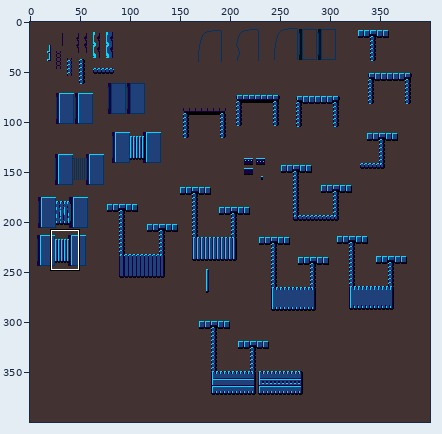
Sprite sheet: docs/concept-art/new/scraps/scraps_scifi_blue2.png. Above, an overview of the earlier version with the close-up marked.
Close-up. First the earlier version:
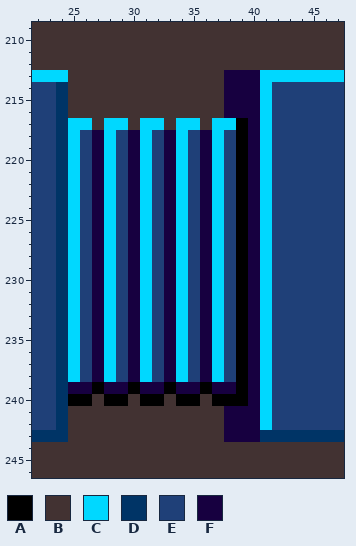
The file is 400x400 pixels. Shown: x 22..47, y 209..246. The commit also changed other parts of the picture, which this record leaves out.
Palette (. is transparent): A #000000  B #423232  C #00d8ff  D #003466  E #1f4078  F #170040
Pixels before, first column x 22:
209 BBBBBBBBBBBBBBBBBBBBBBBBBB
210 BBBBBBBBBBBBBBBBBBBBBBBBBB
211 BBBBBBBBBBBBBBBBBBBBBBBBBB
212 BBBBBBBBBBBBBBBBBBBBBBBBBB
213 CCCBBBBBBBBBBBBBFFFCCCCCCC
214 EEDBBBBBBBBBBBBBFFFCEEEEEE
215 EEDBBBBBBBBBBBBBFFFCEEEEEE
216 EEDBBBBBBBBBBBBBFFFCEEEEEE
217 EEDCCBCCBCCBCCBCCAFCEEEEEE
218 EEDCEFCEFCEFCEFCEAFCEEEEEE
219 EEDCEFCEFCEFCEFCEAFCEEEEEE
220 EEDCEFCEFCEFCEFCEAFCEEEEEE
221 EEDCEFCEFCEFCEFCEAFCEEEEEE
222 EEDCEFCEFCEFCEFCEAFCEEEEEE
223 EEDCEFCEFCEFCEFCEAFCEEEEEE
224 EEDCEFCEFCEFCEFCEAFCEEEEEE
225 EEDCEFCEFCEFCEFCEAFCEEEEEE
226 EEDCEFCEFCEFCEFCEAFCEEEEEE
227 EEDCEFCEFCEFCEFCEAFCEEEEEE
228 EEDCEFCEFCEFCEFCEAFCEEEEEE
229 EEDCEFCEFCEFCEFCEAFCEEEEEE
230 EEDCEFCEFCEFCEFCEAFCEEEEEE
231 EEDCEFCEFCEFCEFCEAFCEEEEEE
232 EEDCEFCEFCEFCEFCEAFCEEEEEE
233 EEDCEFCEFCEFCEFCEAFCEEEEEE
234 EEDCEFCEFCEFCEFCEAFCEEEEEE
235 EEDCEFCEFCEFCEFCEAFCEEEEEE
236 EEDCEFCEFCEFCEFCEAFCEEEEEE
237 EEDCEFCEFCEFCEFCEAFCEEEEEE
238 EEDCEFCEFCEFCEFCEAFCEEEEEE
239 EEDFFAFFAFFAFFAFFAFCEEEEEE
240 EEDAABAABAABAABAAAFCEEEEEE
241 EEDBBBBBBBBBBBBBFFFCEEEEEE
242 EEDBBBBBBBBBBBBBFFFCEEEEEE
243 DDDBBBBBBBBBBBBBFFFDDDDDDD
244 BBBBBBBBBBBBBBBBBBBBBBBBBB
245 BBBBBBBBBBBBBBBBBBBBBBBBBB
246 BBBBBBBBBBBBBBBBBBBBBBBBBB
Now the later version:
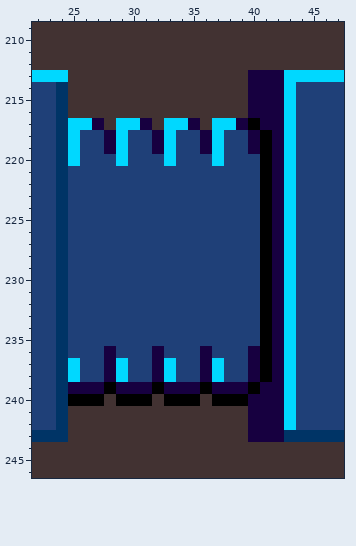
From old to new:
y 213: x 38..39 FF -> BB; x 41..42 CC -> FF
y 214..216: x 38..39 FF -> BB; x 41..43 CEE -> FFC
y 217: x 27..28 BC -> FB; x 30..33 BCCB -> CFBC; x 35 C -> F; x 39..43 AFCEE -> FAFFC
y 218..219: x 27..34 FCEFCEFC -> EFCEEFCE; x 39 A -> E; x 41..43 CEE -> AFC
y 220: x 27..31 FCEFC -> EECEE; x 33..34 FC -> CE; x 36 F -> E; x 39..43 AFCEE -> EEAFC
y 221..235: x 25 C -> E; x 27..28 FC -> EE; x 30..31 FC -> EE; x 33..34 FC -> EE; x 36..37 FC -> EE; x 39..43 AFCEE -> EEAFC
y 236: x 25 C -> E; x 27..28 FC -> EF; x 30..34 FCEFC -> EEFEE; x 37 C -> E; x 39 A -> E; x 41..43 CEE -> AFC
y 237..238: x 27..34 FCEFCEFC -> EFCEEFCE; x 39 A -> E; x 41..43 CEE -> AFC
y 239: x 27..28 AF -> FA; x 30 A -> F; x 32..33 FA -> AF; x 39..43 AFCEE -> FAFFC
y 240: x 27..28 BA -> AB; x 30 B -> A; x 32..33 AB -> BA; x 41..43 CEE -> FFC
y 241..242: x 38..39 FF -> BB; x 41..43 CEE -> FFC
y 243: x 38..39 FF -> BB; x 41..42 DD -> FF
Pixel boxes of the changes (left, top, right, bottom) in both close-ups:
changed: (68, 70, 296, 442)
